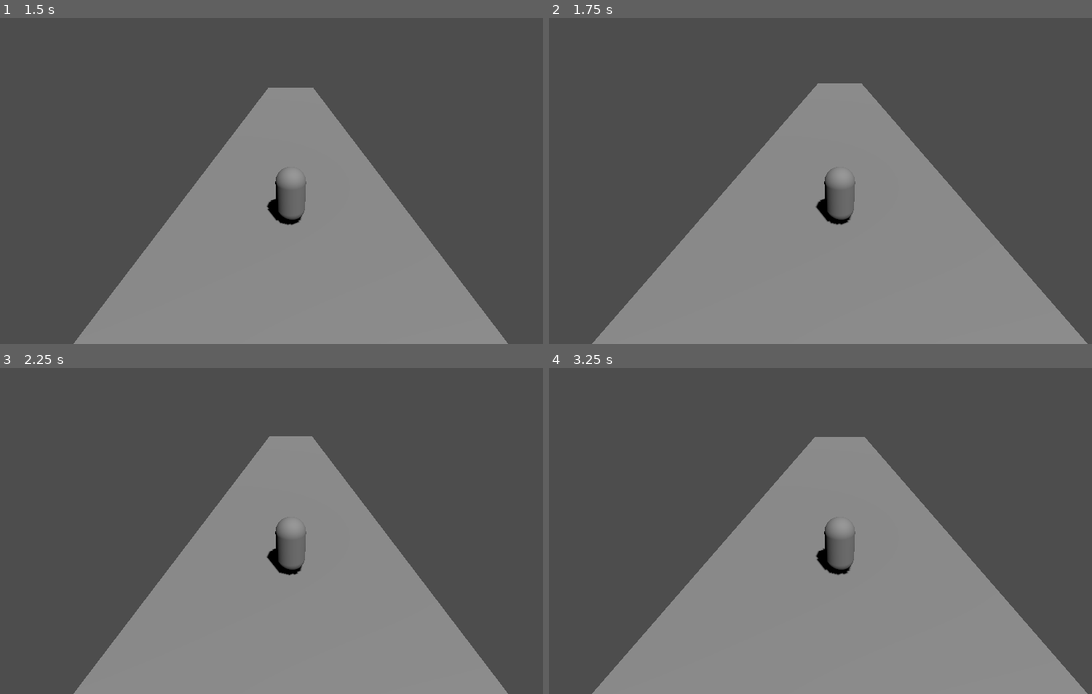
Above: before the commit, frames 1-4 (two rows, left to right).
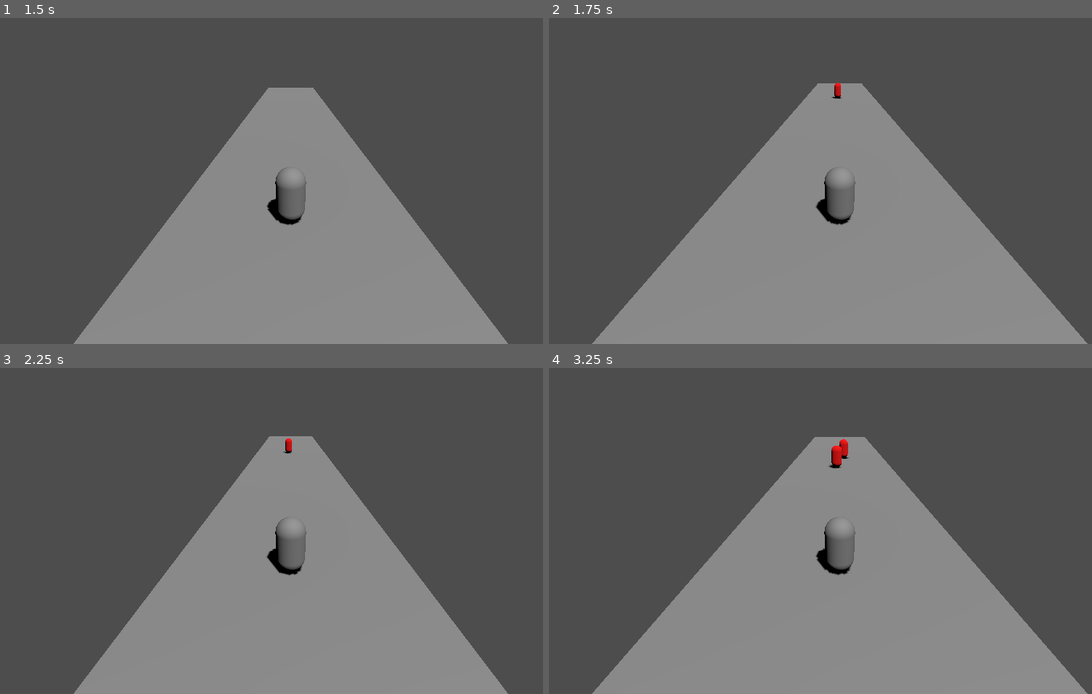
Above: after the commit, the same moments.

Repository: yuremarketing/We-re_going_to_blowup_everything
Game: Godot game, scene res://scenes/main.tscn
Same seed, same stepped clock (60 frames per second), same inputs: the game is played once before the commit and once after it.
Inputs:
- Up to frame 1 (1.5 s): tap Enter (ui_accept) at 0.5, 0.6, 0.77, 1.07, 1.35 s; hold Up (ui_up) 0.53-1.28 s; hold Down (ui_down) from 1.28 s (still down)
- Up to frame 2 (1.75 s): keep holding Down (ui_down); tap Enter (ui_accept) at 1.52 s
- Up to frame 3 (2.25 s): tap Enter (ui_accept) at 1.82, 2.1 s; release Down (ui_down) at 2.03 s; hold Up (ui_up) from 2.03 s (still down)
- Up to frame 4 (3.25 s): keep holding Up (ui_up); tap Enter (ui_accept) at 2.85, 3.02 s

Frame 1 is identical in both runs. In frame 2, less than 0.1% of the frame differs, in the area x 52-54%, y 19-25%; in frame 3, less than 0.1%; in frame 4, 0.2%, in the area x 51-56%, y 21-31%.

Commit message:
feat(gameplay): implement enemy spawn wave and attack interaction

Diff:
--- /dev/null
+++ b/scenes/enemy.tscn
@@ -0,0 +1,21 @@
+[gd_scene load_steps=5 format=3]
+
+[ext_resource type="Script" path="res://scripts/enemy.gd" id="1_script"]
+
+[sub_resource type="CapsuleMesh" id="CapsuleMesh_enemy"]
+
+[sub_resource type="StandardMaterial3D" id="StandardMaterial3D_red"]
+albedo_color = Color(1, 0, 0, 1)
+
+[sub_resource type="CapsuleShape3D" id="CapsuleShape3D_enemy"]
+
+[node name="Enemy" type="CharacterBody3D"]
+transform = Transform3D(1, 0, 0, 0, 1, 0, 0, 0, 1, 0, 1, 0)
+script = ExtResource("1_script")
+
+[node name="MeshInstance3D" type="MeshInstance3D" parent="."]
+mesh = SubResource("CapsuleMesh_enemy")
+surface_material_override/0 = SubResource("StandardMaterial3D_red")
+
+[node name="CollisionShape3D" type="CollisionShape3D" parent="."]
+shape = SubResource("CapsuleShape3D_enemy")
--- a/scenes/main.tscn
+++ b/scenes/main.tscn
@@ -1,6 +1,8 @@
 [gd_scene load_steps=7 format=3]
 
 [ext_resource type="Script" path="res://scripts/player.gd" id="1_script"]
+[ext_resource type="Script" path="res://scripts/wave_manager.gd" id="2_wm"]
+[ext_resource type="PackedScene" path="res://scenes/enemy.tscn" id="3_en"]
 
 [sub_resource type="BoxMesh" id="BoxMesh_floor"]
 size = Vector3(10, 1, 100)
@@ -39,3 +41,7 @@
 
 [node name="Camera3D" type="Camera3D" parent="Player"]
 transform = Transform3D(1, 0, 0, 0, 0.866025, 0.5, 0, -0.5, 0.866025, 0, 4, 6)
+
+[node name="WaveManager" type="Node3D" parent="."]
+script = ExtResource("2_wm")
+enemy_scene = ExtResource("3_en")
--- /dev/null
+++ b/scripts/enemy.gd
@@ -0,0 +1,19 @@
+extends CharacterBody3D
+
+@export var speed: float = 3.0
+@export var hp: int = 1
+
+func _ready() -> void:
+	add_to_group("enemies")
+
+func _physics_process(delta: float) -> void:
+	# Anda em direção ao player, no sentido +Z (o player nasce em Z menor e avança em -Z)
+	velocity.z = speed
+	if not is_on_floor():
+		velocity.y -= 9.8 * delta
+	move_and_slide()
+
+func take_damage(amount: int) -> void:
+	hp -= amount
+	if hp <= 0:
+		queue_free()
--- a/scripts/player.gd
+++ b/scripts/player.gd
@@ -28,3 +28,7 @@
 	var tween = create_tween()
 	tween.tween_property(self, "scale", Vector3(1.2, 1.2, 1.2), 0.1)
 	tween.tween_property(self, "scale", Vector3(1.0, 1.0, 1.0), 0.1)
+
+	for enemy in get_tree().get_nodes_in_group("enemies"):
+		if abs(enemy.position.z - position.z) < 2.0:
+			enemy.take_damage(1)
--- /dev/null
+++ b/scripts/wave_manager.gd
@@ -0,0 +1,26 @@
+extends Node3D
+
+@export var enemy_scene: PackedScene
+@export var enemies_per_wave: int = 5
+@export var spawn_interval: float = 1.5
+@export var spawn_z_offset: float = -30.0
+@export var lane_width: float = 8.0  # metade pra cada lado do centro
+
+var _spawned_this_wave: int = 0
+var _timer: Timer
+
+func _ready() -> void:
+	_timer = Timer.new()
+	_timer.wait_time = spawn_interval
+	_timer.timeout.connect(_on_spawn_tick)
+	add_child(_timer)
+	_timer.start()
+
+func _on_spawn_tick() -> void:
+	if _spawned_this_wave >= enemies_per_wave:
+		return
+	var enemy = enemy_scene.instantiate()
+	var x = randf_range(-lane_width / 2.0, lane_width / 2.0)
+	enemy.position = Vector3(x, 1.0, spawn_z_offset)
+	get_tree().current_scene.add_child(enemy)
+	_spawned_this_wave += 1
Not shown, changed: HANDOVER.md
